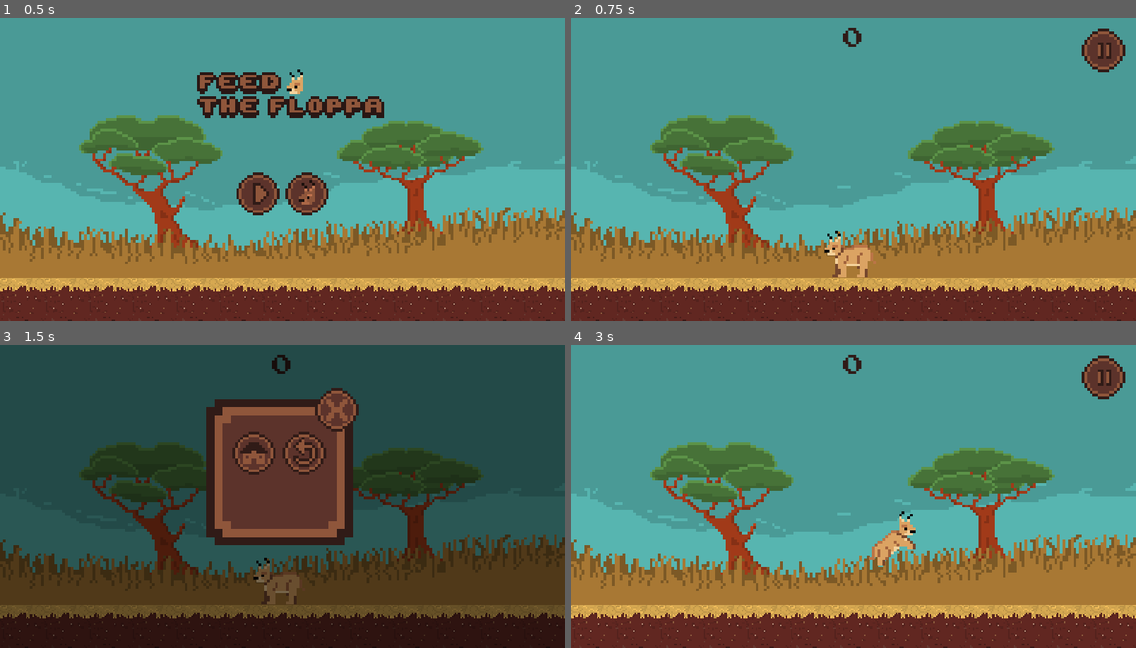
Above: before the commit, frames 1-4 (two rows, left to right).
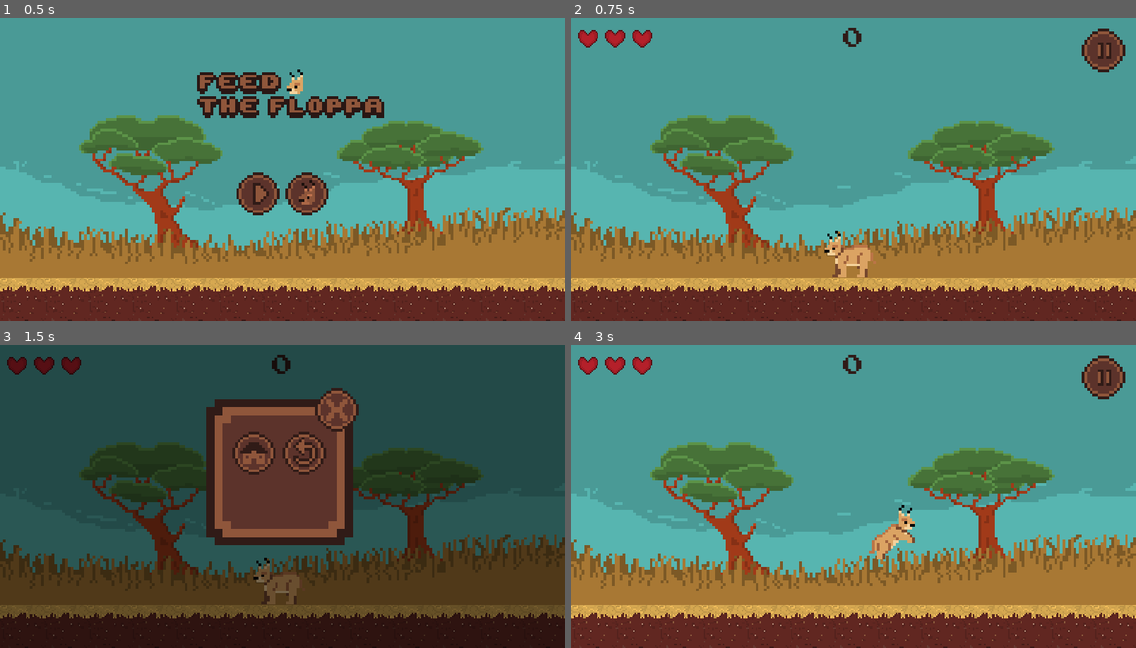
Above: after the commit, the same moments.

Repository: JoshuaW13/Floppa
Game: Godot game, scene res://interface/TitleScreen.tscn
Two runs of this game, one before a commit and one after it. Both use one fixed random seed, a clock stepped at 60 frames per second and the inputs below.
Inputs (mouse positions are in pixels of both pictures, inside the frame that each line leads up to):
- Up to frame 1 (0.5 s): no input
- Up to frame 2 (0.75 s): click (830, 193) at 0.5 s
- Up to frame 3 (1.5 s): click (531, 378) at 1.25 s
- Up to frame 4 (3 s): click (910, 408) at 2 s; move the mouse to (977, 481) at 2.77 s; hold D (MoveRight) from 2.78 s (still down); tap W (jump) at 2.85 s

Frame 1 is identical in both runs. In frame 2, 0.4% of the frame differs, in the area x 1-15%, y 3-10%; in frame 3, 0.4%; in frame 4, 1.0%, in the area x 1-61%, y 3-73%.

Commit message:
Added character swap and lynx skin

Diff:
--- a/Actors/Ennemies/BrownHyena/brownHyena.gd
+++ b/Actors/Ennemies/BrownHyena/brownHyena.gd
@@ -96,7 +96,8 @@
 func _on_HurtBox_area_entered(area: Area2D) -> void:
 	if area.name == "HurtBox":
 		return
-	_damage(1)
+	var player = area.get_parent().get_parent()
+	_damage(player.attack)
 
 func _on_VisibilityNotifier2D_screen_exited() -> void:
 	queue_free();
--- a/Actors/Ennemies/MartialEagle/MartialEagle.gd
+++ b/Actors/Ennemies/MartialEagle/MartialEagle.gd
@@ -112,8 +112,8 @@
 
 #ealge is damaged
 func _on_HurtBox_area_entered(_area: Area2D) -> void:
-	#print("damged!")
-	damage(1)
+	var player = _area.get_parent().get_parent()
+	damage(player.attack)
 
 
 func _on_VisibilityNotifier2D_screen_entered() -> void:
--- a/Actors/Ennemies/Springbok/springbok.gd
+++ b/Actors/Ennemies/Springbok/springbok.gd
@@ -71,7 +71,8 @@
 
 
 func _on_HurtBox_area_entered(_area: Area2D) -> void:
-	_damage(1);
+	var player = _area.get_parent().get_parent()
+	_damage(player.attack)
 
 func _on_AnimationPlayer_animation_finished(anim_name: String) -> void:
 	if anim_name == "DeathLeft" or anim_name == "DeathRight":
--- a/Actors/Player/PLayer.gd
+++ b/Actors/Player/PLayer.gd
@@ -2,7 +2,7 @@
 extends Actor
 
 #constant max player speed
-const PLAYER_SPEED = Vector2(175, 450);
+var player_speed = Vector2(175, 450) setget _set_player_speed;
 
 #signals
 signal health_update(health)
@@ -19,6 +19,7 @@
 onready var invulnerableTimer = $InvulnerabilityTimer
 onready var damageStatesAnimations = $DamageStateAnimations;
 onready var hurtbox = $HurtBox/CollisionShape2D
+onready var sprite = $Sprite
 var facing = "left";
 var knock = false;
 var attacked = 0;
@@ -26,11 +27,19 @@
 var screen_size = Vector2.ZERO;
 var velocity;
 onready var health = health setget _set_health;
+export onready var attack = attack setget _set_attack;
 
 func _ready() -> void:
 	velocity = Vector2.ZERO;
-	_set_health(3.0);
+	_set_health(PlayerData.health);
+	_set_player_speed(PlayerData.speed)
+	_set_attack(PlayerData.power)
+	_set_player_jump_speed(PlayerData.jump)
+	sprite.set_texture(load(PlayerData.spritePath))
 	screen_size = get_viewport_rect().size
+
+func onCharacterUpdated():
+	print("Character updated!");
 
 func damage(amount):
 	if invulnerableTimer.is_stopped():
@@ -45,11 +54,43 @@
 
 func _set_health(value):
 	var prev_health = health
-	health = clamp(value,0,3)
+	health = clamp(value,0,4)
 	if health != prev_health:
 		emit_signal("health_update", health)
 		if health == 0:
 			kill()
+
+func _set_player_speed(value):
+	var newSpeed = player_speed.x
+	if value ==2:
+		newSpeed = 2.5*58
+	else:
+		newSpeed = value*58
+	player_speed.x = newSpeed
+
+func _set_player_jump_speed(value):
+	var newSpeed = player_speed.y
+	match value:
+		2:
+			newSpeed = newSpeed * 0.85
+		4:
+			newSpeed = newSpeed*1.15
+	player_speed.y = newSpeed
+
+func _set_attack(value):
+	print("The value going in here is "+str(value))
+	match value:
+		2:
+			attack = 0.5
+			return
+		3:
+			attack = 1
+			return
+		4:
+			attack = 2
+			return
+	attack = 1;
+	print("attack is "+str(attack))
 
 func set_knock():
 	if damageStatesAnimations.current_animation != "Invincibility":
@@ -89,7 +130,7 @@
 	if is_on_floor(): attacked = 0; #Check if can attack again
 	var direction = get_direction() #calc direction
 	#calculate velocity and move player
-	velocity = calculate_move_velocity(velocity, PLAYER_SPEED, direction, is_jump_interrupted); #calc velocty
+	velocity = calculate_move_velocity(velocity, player_speed, direction, is_jump_interrupted); #calc velocty
 	position.x = clamp(position.x, 16, screen_size.x-11);
 	position.y = clamp(position.y, 0 ,screen_size.y);
 	velocity = move_and_slide(velocity, FLOOR_NORMAL); #move based on that velocity
--- a/PlayerData.gd
+++ b/PlayerData.gd
@@ -1,8 +1,22 @@
 extends Node
 #fields
 var highScore = 0;
+
+#stats
+var speed = 3
+var power = 3
+var health =3
+var jump =4
+var spritePath = "res://Actors/Player/CaracalIdle-Sheet.png"
 
 #check highscore and update
 func check_highscore(score):
 	if score > highScore:
 		highScore = score;
+
+func _setCharacterInfo(newSpeed, newPower, newHealth, newJump, newSprite):
+	speed = newSpeed
+	power = newPower
+	health = newHealth
+	jump = newJump
+	spritePath = newSprite
--- a/World.tscn
+++ b/World.tscn
@@ -8,6 +8,7 @@
 [ext_resource path="res://EnnemySpawner.gd" type="Script" id=6]
 [ext_resource path="res://World.gd" type="Script" id=7]
 [ext_resource path="res://interface/fonts/PressStart2P-Regular.ttf" type="DynamicFontData" id=8]
+[ext_resource path="res://interface/healthBar.tscn" type="PackedScene" id=9]
 
 [sub_resource type="ConvexPolygonShape2D" id=1]
 points = PoolVector2Array( 0, 0, 32, 0, 32, 32, 0, 32 )
@@ -64,6 +65,8 @@
 [node name="Sprite" type="Sprite" parent="."]
 position = Vector2( 208, 96 )
 texture = ExtResource( 4 )
+
+[node name="healthBar" parent="." instance=ExtResource( 9 )]
 
 [node name="Ground" type="TileMap" parent="."]
 tile_set = SubResource( 2 )
@@ -148,6 +151,7 @@
 [node name="PauseMenu" parent="." instance=ExtResource( 5 )]
 [connection signal="pointScored" from="EnnemySpawner" to="." method="_on_EnnemySpawner_pointScored"]
 [connection signal="timeout" from="EnnemySpawner/Timer" to="EnnemySpawner" method="_on_Timer_timeout"]
+[connection signal="health_update" from="PLayer" to="healthBar" method="_on_PLayer_health_update"]
 [connection signal="killed" from="PLayer" to="." method="_on_PLayer_killed"]
 [connection signal="Ennemy" from="PreySpawner" to="EnnemySpawner" method="_on_PreySpawner_Ennemy"]
 [connection signal="pointScored" from="PreySpawner" to="." method="_on_PreySpawner_pointScored"]
--- /dev/null
+++ b/interface/CharacterData.gd
@@ -0,0 +1,9 @@
+extends Node
+class_name CharacterData
+
+var spritePath = ""
+var imagePath = ""
+var speedValue = 0
+var powerValue =0
+var healthValue = 0
+var jumpValue = 0
--- /dev/null
+++ b/interface/CharacterInfo.gd
@@ -0,0 +1,76 @@
+extends TextureRect
+
+signal characterSelected()
+
+onready var characterDataClass = load("res://interface/CharacterData.gd")
+var characterArray = Array()
+var currentCharacterIndex = 0;
+
+onready var speedBox = $HBoxContainer/statBox/Speed
+onready var powerBox = $HBoxContainer/statBox/Power
+onready var healthBox = $HBoxContainer/statBox/Health
+onready var jumpBox = $HBoxContainer/statBox/Jump
+onready var characterImageRect = $HBoxContainer/TextureRect
+const caracalSpriteSheetPath = "res://Actors/Player/CaracalIdle-Sheet.png"
+const caracalImagePath = "res://CaracaleIcon.png"
+const lynxSpriteSheetPath = "res://Actors/Player/Lynx-Sheet.png"
+const lynxImagePath = "res://Lynx.png"
+func _ready() -> void:
+	speedBox._setTexturePath("res://CarcaleIcon.png")
+	powerBox._setTexturePath("res://CarcaleIcon.png")
+	healthBox._setTexturePath("res://CarcaleIcon.png")
+	jumpBox._setTexturePath("res://CarcaleIcon.png")
+	_setupCharacterData();
+	_setCharacterStats(characterArray[currentCharacterIndex]);
+
+func _setupCharacterData():
+	# Caracal
+	var caracalData = characterDataClass.new()
+	characterArray.append(_setCharacterData(caracalData,3,3,3,4, caracalSpriteSheetPath, caracalImagePath))
+	#Serval
+	var servalData = characterDataClass.new()
+	characterArray.append(_setCharacterData(servalData,4,3,3,3, caracalSpriteSheetPath, caracalImagePath))
+	#Lynx
+	var lynxData = characterDataClass.new()
+	characterArray.append(_setCharacterData(lynxData,3,4,2,2, lynxSpriteSheetPath, lynxImagePath))
+
+func _setCharacterData(my_character, speed, power, health, jump, sprite, image):
+	my_character.speedValue =speed
+	my_character.powerValue = power
+	my_character.healthValue = health
+	my_character.jumpValue = jump
+	my_character.spritePath = sprite
+	my_character.imagePath = image
+	return my_character
+
+func _setCharacterStats(my_character):
+	speedBox._setStatValue(my_character.speedValue)
+	powerBox._setStatValue(my_character.powerValue)
+	healthBox._setStatValue(my_character.healthValue)
+	jumpBox._setStatValue(my_character.jumpValue )
+	characterImageRect.set_texture(load(my_character.imagePath))
+
+func _updateCharacter():
+	_setCharacterStats(characterArray[currentCharacterIndex]);
+
+func _on_LeftButton_button_down() -> void:
+	if currentCharacterIndex==0:
+		currentCharacterIndex = 2
+	else:
+		currentCharacterIndex -=1
+	_updateCharacter()
+
+
+func _on_RightButton_button_down() -> void:
+	if currentCharacterIndex==2:
+		currentCharacterIndex = 0
+	else:
+		currentCharacterIndex +=1
+	_updateCharacter()
+
+
+func _on_TextureButton_button_down() -> void:
+	#set character data
+	var my_character = characterArray[currentCharacterIndex];
+	PlayerData._setCharacterInfo(my_character.speedValue, my_character.powerValue,my_character.healthValue,my_character.jumpValue, my_character.spritePath)
+	emit_signal("characterSelected")
--- a/interface/CharacterInfo.tscn
+++ b/interface/CharacterInfo.tscn
@@ -1,6 +1,11 @@
-[gd_scene load_steps=2 format=2]
+[gd_scene load_steps=7 format=2]
 
 [ext_resource path="res://interface/images/MenuBackground.png" type="Texture" id=1]
+[ext_resource path="res://CaracaleIcon.png" type="Texture" id=2]
+[ext_resource path="res://interface/StatBox.tscn" type="PackedScene" id=3]
+[ext_resource path="res://interface/CharacterInfo.gd" type="Script" id=4]
+[ext_resource path="res://interface/images/PlayButton.png" type="Texture" id=5]
+[ext_resource path="res://interface/images/PlayButtonPressed.png" type="Texture" id=6]
 
 [node name="PlayerInfo" type="TextureRect"]
 margin_left = 20.0
@@ -9,6 +14,63 @@
 rect_min_size = Vector2( 200, 108 )
 texture = ExtResource( 1 )
 expand = true
+script = ExtResource( 4 )
 __meta__ = {
 "_edit_use_anchors_": false
 }
+
+[node name="HBoxContainer" type="HBoxContainer" parent="."]
+anchor_top = 0.5
+anchor_bottom = 0.5
+margin_left = 20.0
+margin_top = -38.0
+margin_right = 180.0
+margin_bottom = 34.0
+alignment = 1
+__meta__ = {
+"_edit_use_anchors_": false
+}
+
+[node name="TextureRect" type="TextureRect" parent="HBoxContainer"]
+margin_left = 2.0
+margin_right = 82.0
+margin_bottom = 72.0
+rect_min_size = Vector2( 80, 0 )
+texture = ExtResource( 2 )
+expand = true
+
+[node name="statBox" type="VBoxContainer" parent="HBoxContainer"]
+margin_left = 86.0
+margin_right = 121.0
+margin_bottom = 72.0
+
+[node name="Speed" parent="HBoxContainer/statBox" instance=ExtResource( 3 )]
+margin_right = 35.0
+margin_bottom = 15.0
+
+[node name="Power" parent="HBoxContainer/statBox" instance=ExtResource( 3 )]
+margin_top = 19.0
+margin_right = 35.0
+margin_bottom = 34.0
+
+[node name="Health" parent="HBoxContainer/statBox" instance=ExtResource( 3 )]
+margin_top = 38.0
+margin_right = 35.0
+margin_bottom = 53.0
+
+[node name="Jump" parent="HBoxContainer/statBox" instance=ExtResource( 3 )]
+margin_top = 57.0
+margin_right = 35.0
+margin_bottom = 72.0
+
+[node name="TextureButton" type="TextureButton" parent="HBoxContainer"]
+margin_left = 125.0
+margin_top = 20.0
+margin_right = 157.0
+margin_bottom = 52.0
+size_flags_horizontal = 4
+size_flags_vertical = 4
+texture_normal = ExtResource( 6 )
+texture_pressed = ExtResource( 5 )
+texture_hover = ExtResource( 5 )
+[connection signal="button_down" from="HBoxContainer/TextureButton" to="." method="_on_TextureButton_button_down"]
--- a/interface/CharacterMenu.gd
+++ b/interface/CharacterMenu.gd
@@ -4,5 +4,8 @@
 
 
 func _on_XButton_button_up() -> void:
-	print("exit emmited!")
 	emit_signal("exit")
+
+
+func _on_CharacterInfo_characterSelected() -> void:
+	emit_signal("exit")
--- a/interface/CharacterMenu.tscn
+++ b/interface/CharacterMenu.tscn
@@ -106,3 +106,6 @@
 margin_right = 244.0
 margin_bottom = 108.0
 [connection signal="button_up" from="Control/TextureRect/XButton" to="." method="_on_XButton_button_up"]
+[connection signal="button_down" from="Control/TextureRect/HBoxContainer/LeftButton" to="Control/TextureRect/HBoxContainer/CharacterInfo" method="_on_LeftButton_button_down"]
+[connection signal="characterSelected" from="Control/TextureRect/HBoxContainer/CharacterInfo" to="." method="_on_CharacterInfo_characterSelected"]
+[connection signal="button_down" from="Control/TextureRect/HBoxContainer/RightButton" to="Control/TextureRect/HBoxContainer/CharacterInfo" method="_on_RightButton_button_down"]
--- /dev/null
+++ b/interface/Heart.tscn
@@ -0,0 +1,14 @@
+[gd_scene load_steps=2 format=2]
+
+[ext_resource path="res://interface/images/heart.png" type="Texture" id=1]
+
+[node name="Sprite" type="TextureRect"]
+margin_top = 8.0
+margin_right = 12.0
+margin_bottom = 20.0
+rect_min_size = Vector2( 16, 16 )
+texture = ExtResource( 1 )
+expand = true
+__meta__ = {
+"_edit_use_anchors_": false
+}
--- /dev/null
+++ b/interface/StatBox.gd
@@ -0,0 +1,14 @@
+extends HBoxContainer
+
+var texturePath = ""
+onready var textureRect = $TextureRect
+onready var label = $Label
+
+func _ready() -> void:
+	pass
+
+func _setTexturePath(newTexturePath):
+	textureRect.texture = load(newTexturePath)
+
+func _setStatValue(newStat):
+	label.text = str(newStat)
--- /dev/null
+++ b/interface/StatBox.tscn
@@ -0,0 +1,25 @@
+[gd_scene load_steps=2 format=2]
+
+[ext_resource path="res://interface/StatBox.gd" type="Script" id=2]
+
+[node name="HBoxContainer" type="HBoxContainer"]
+margin_right = 164.0
+margin_bottom = 80.0
+script = ExtResource( 2 )
+__meta__ = {
+"_edit_use_anchors_": false
+}
+
+[node name="TextureRect" type="TextureRect" parent="."]
+margin_right = 15.0
+margin_bottom = 80.0
+rect_min_size = Vector2( 15, 15 )
+expand = true
+
+[node name="Label" type="Label" parent="."]
+modulate = Color( 0.188235, 0.105882, 0.0901961, 1 )
+margin_left = 19.0
+margin_top = 33.0
+margin_right = 35.0
+margin_bottom = 47.0
+text = ": 4"
--- /dev/null
+++ b/interface/healthBar.gd
@@ -0,0 +1,21 @@
+extends HBoxContainer
+
+var heartScene = preload("res://interface/Heart.tscn")
+var healthBar = Array()
+
+func _ready() -> void:
+	var playerHealth = PlayerData.health
+	print("The player health is "+str(playerHealth))
+	for i in range(playerHealth):
+		healthBar.append(heartScene.instance())
+		add_child(healthBar[-1])
+
+func _on_PLayer_health_update(health) -> void:
+	print("The health in here is "+str(health))
+	if health ==0:
+		queue_free()
+	elif health < healthBar.size():
+		for i in range(healthBar.size()):
+			if i >= health:
+				remove_child(healthBar[health])
+				healthBar.remove(health)
--- /dev/null
+++ b/interface/healthBar.tscn
@@ -0,0 +1,13 @@
+[gd_scene load_steps=2 format=2]
+
+[ext_resource path="res://interface/healthBar.gd" type="Script" id=1]
+
+[node name="CanvasLayer" type="HBoxContainer"]
+margin_left = 5.0
+margin_top = 8.0
+margin_right = 5.0
+margin_bottom = 8.0
+script = ExtResource( 1 )
+__meta__ = {
+"_edit_use_anchors_": false
+}
--- a/project.godot
+++ b/project.godot
@@ -13,6 +13,11 @@
 "class": "Actor",
 "language": "GDScript",
 "path": "res://Actors/Actor.gd"
+}, {
+"base": "Node",
+"class": "CharacterData",
+"language": "GDScript",
+"path": "res://interface/CharacterData.gd"
 }, {
 "base": "Actor",
 "class": "Ennemy",
@@ -46,6 +51,7 @@
 } ]
 _global_script_class_icons={
 "Actor": "",
+"CharacterData": "",
 "Ennemy": "",
 "Player": "",
 "PlayerState": "",
Binary file added: Actors/Player/Lynx-Sheet.png
Not shown, added: Actors/Player/Lynx-Sheet.png.import
Binary file added: Lynx.png
Not shown, added: Lynx.png.import
Not shown: 1 places in World.tscn that only renumber resources
Binary file added: interface/images/heart.png
Not shown, added: interface/images/heart.png.import
